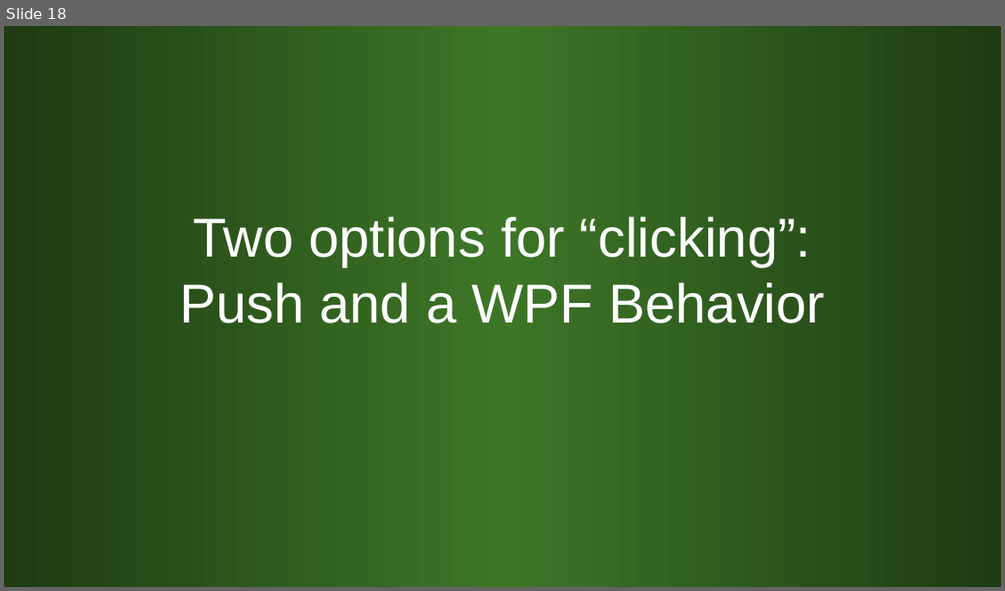
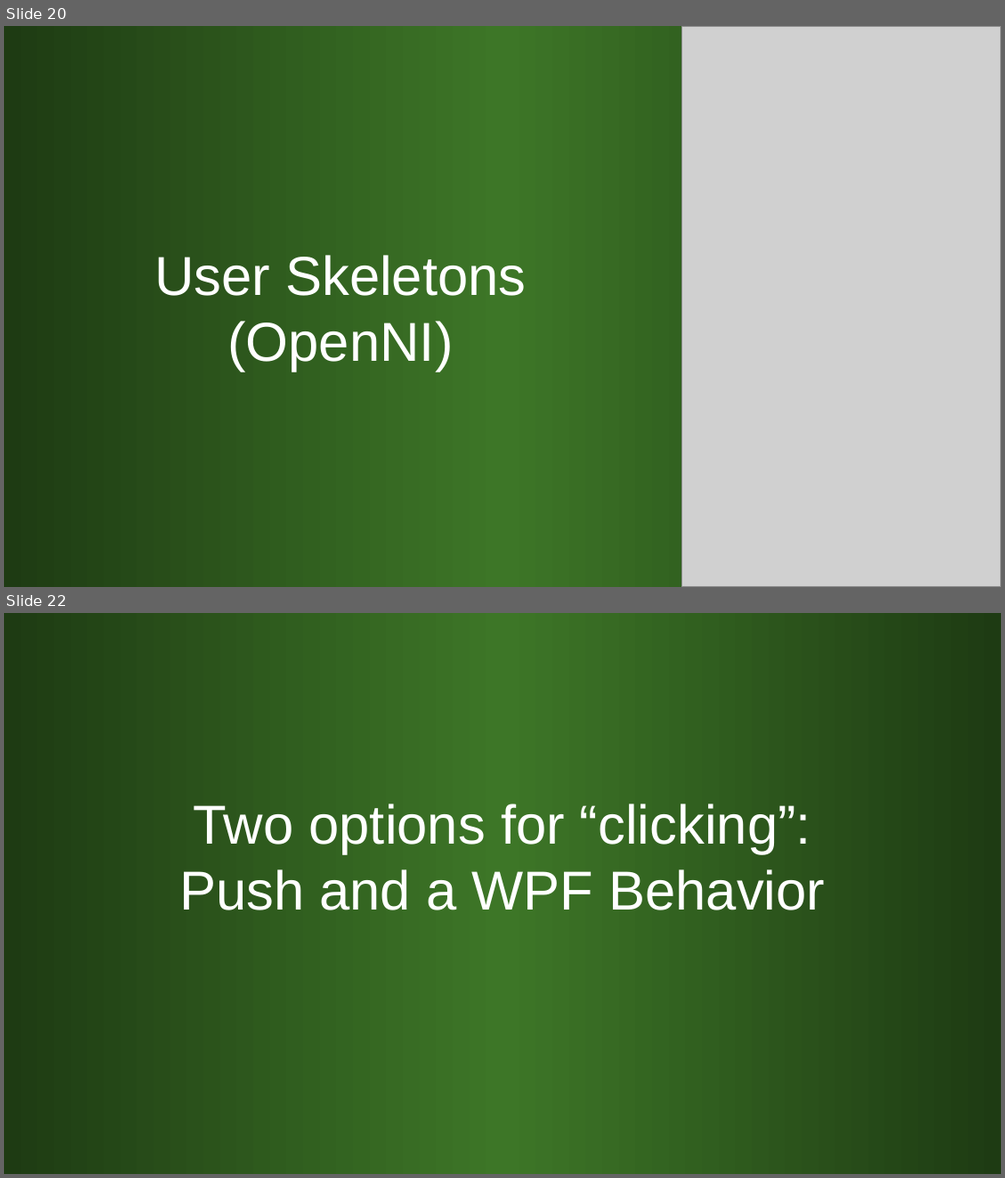
Before and after one commit to kindohm/kinect-nite-dev, a slide deck: slides/KinectDev.pptx. Shown one above the other, each under a label of ours: slide 18 before the commit, slides 20 and 22 after it; the slides between them are not shown. The pictures are 1005x591 and 1005x1178 pixels, drawn with LibreOffice and Linux fonts; fonts in the diff are those of the drawing; grey boxes stand for pictures. Boxes give left, top, right and bottom in pixels: in the first picture for what was removed or moved away, otherwise in the second. Text is boxed around its words. In the diff, an @@ line names an element or a change of style, - is before the commit and + after.

```diff
--- a/slides/KinectDev.pptx
+++ b/slides/KinectDev.pptx
@@ slide 20 added at [4,26,1001,587], background gradient #1E3B13 to #3D7627 @@
@@ picture added at [682,26,1001,586] @@
@@ title added at [154,255,526,371], 39.6 pt, text #FFFFFF @@
+User Skeletons
+(OpenNI)
@@ what was slide 18 is now slide 22 @@
```
Also in this commit, not shown: 7 slides changed, 3 other slides added, 1 other file.
